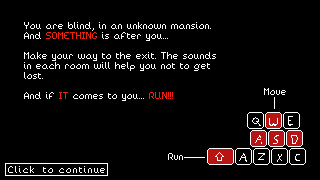
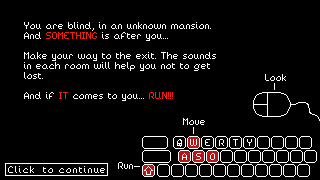
Before/after of a 320px x 180px layered artwork. What changed in the layer stack:
added layer "Copie de Calque" above "Calque" over [118, 74, 320, 177]
added layer "Calque" above "Calque #2" over [118, 74, 320, 177]
painted on "Text Pilo" over [168, 88, 306, 165]
